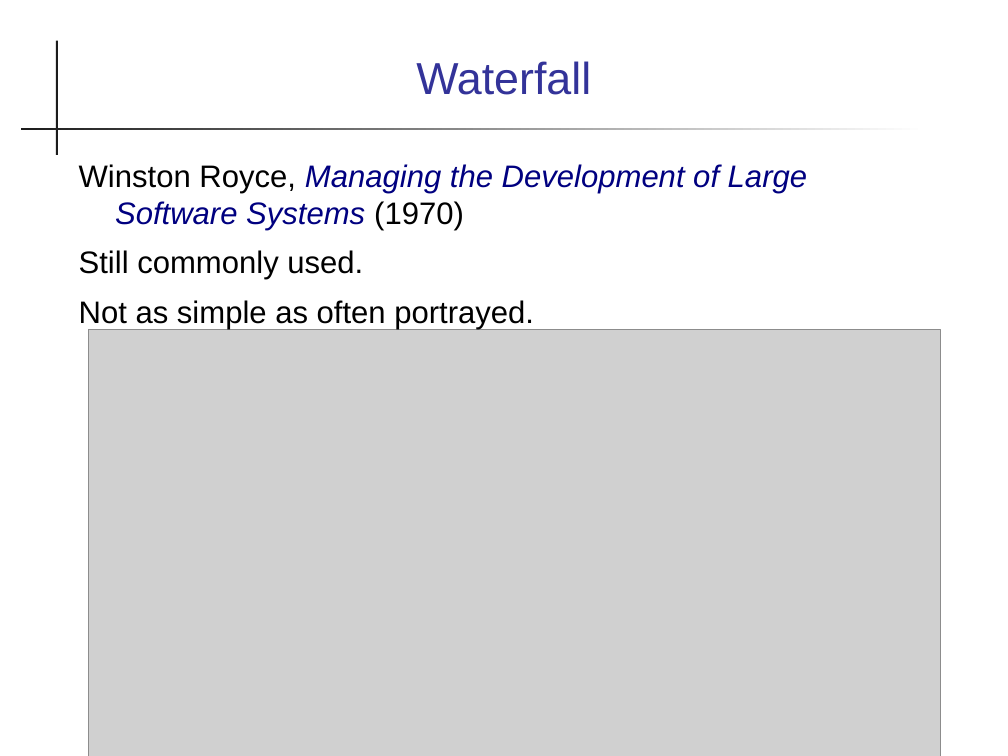
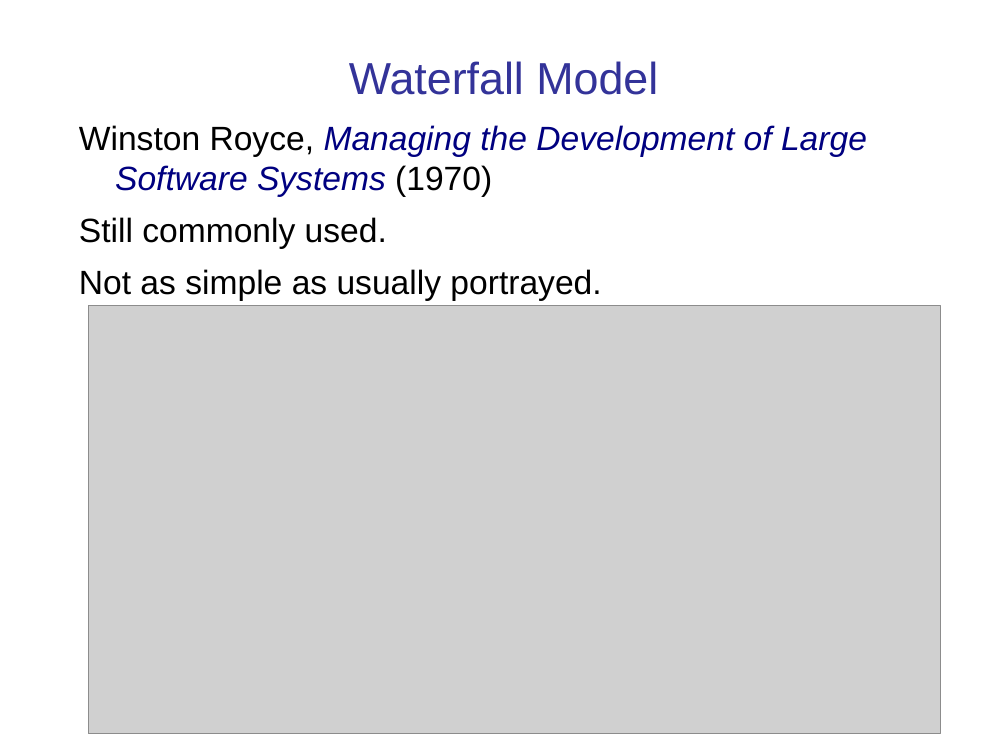
Before and after one commit to cpske/ISP, a slide deck: slide 19 of intro/Introduction-software-process.ppt (slide 16 before the commit). Drawn at 1008x756 pixels with LibreOffice and Linux fonts; fonts in the diff are those of the drawing; grey boxes stand for pictures. Boxes give left, top, right and bottom in pixels: in the first picture for what was removed or moved away, otherwise in the second. Text is boxed around its words. In the diff, an @@ line names an element or a change of style, - is before the commit and + after.

```diff
--- a/intro/Introduction-software-process.ppt
+++ b/intro/Introduction-software-process.ppt
@@ rectangle removed at (56,40,58,155) @@
@@ title at (349,61,658,95): text changed @@
-Waterfall
+Waterfall Model
@@ text "Winston Royce, Managing the Development ...": place and size @@
-text "Winston Royce, Managing the Development ..." at (79,164,807,329)
+text "Winston Royce, Managing the Development ..." at (79,125,867,301)
@@ rectangle removed at (21,128,926,130) @@
@@ text at (79,125,867,249): size 22.2 to 24 pt in "Winston Royce, Managing the Development of Large ...", "Still commonly used." @@
@@ text at (79,269,601,301): text changed; size 22.2 to 24 pt @@
-Not as simple as often portrayed.
+Not as simple as usually portrayed.
@@ picture: place and size @@
-picture at (88,330,939,756)
+picture at (88,305,939,734)
```
Also in this commit, not shown: 32 other slides changed, 6 slides added, 4 slides removed, 3 other files.
